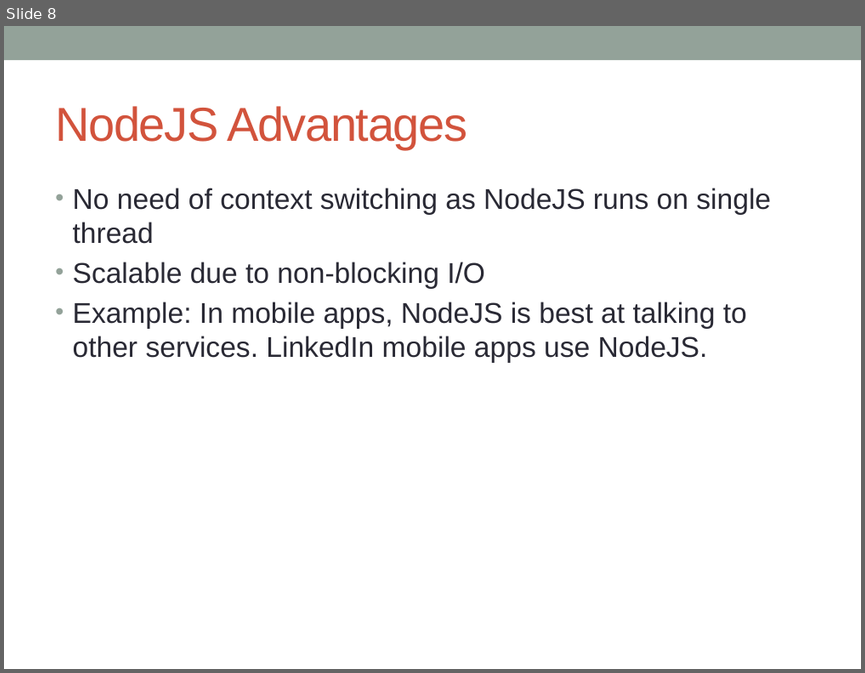
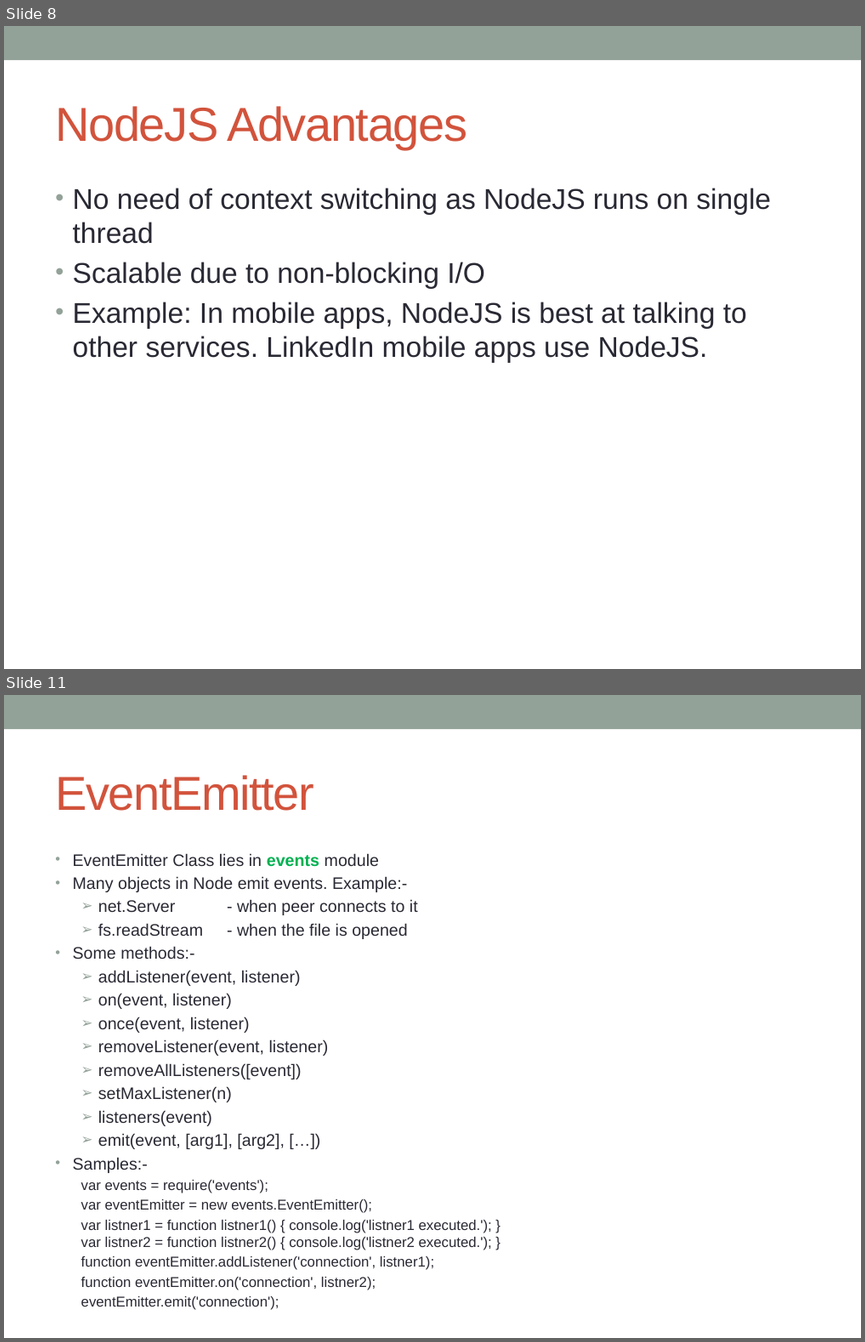
Before and after one commit to notionquest/ProjectDocumentation, a slide deck: NodeJS.pptx. Shown one above the other, each under a label of ours: slide 8 before the commit, slides 8 and 11 after it; the slides between them are not shown. The pictures are 865x673 and 865x1342 pixels, drawn with LibreOffice and Linux fonts; fonts in the diff are those of the drawing. Boxes give left, top, right and bottom in pixels: in the first picture for what was removed or moved away, otherwise in the second. Text is boxed around its words. In the diff, an @@ line names an element or a change of style, - is before the commit and + after.

```diff
--- a/NodeJS.pptx
+++ b/NodeJS.pptx
@@ slide 11 added at (x1=4, y1=695, x2=861, y2=1338), background #FFFFFF; not listed: 1 template element that a slide beside it also shows @@
@@ title added at (x1=55, y1=775, x2=314, y2=811), 40 pt, text #D2533C @@
+EventEmitter
@@ text added at (x1=73, y1=853, x2=492, y2=1310), 14 pt, text #292934 @@
+• EventEmitter Class lies in events module
+• Many objects in Node emit events. Example:-
+  ➢ net.Server - when peer connects to it
+  ➢ fs.readStream - when the file is opened
+• Some methods:-
+  ➢ addListener(event, listener)
+  ➢ on(event, listener)
+  ➢ once(event, listener)
+  ➢ removeListener(event, listener)
+  ➢ removeAllListeners([event])
+  ➢ setMaxListener(n)
+  ➢ listeners(event)
+  ➢ emit(event, [arg1], [arg2], […])
+• Samples:-
+  var events = require('events');
+  var eventEmitter = new events.EventEmitter();
+  var listner1 = function listner1() { console.log('listner1 executed.'); }
+  var listner2 = function listner2() { console.log('listner2 executed.'); }
+  function eventEmitter.addListener('connection', listner1);
+  function eventEmitter.on('connection', listner2);
+  eventEmitter.emit('connection');
```
Also in this commit, not shown: 2 slides changed, 10 other slides added, 1 slide removed.
